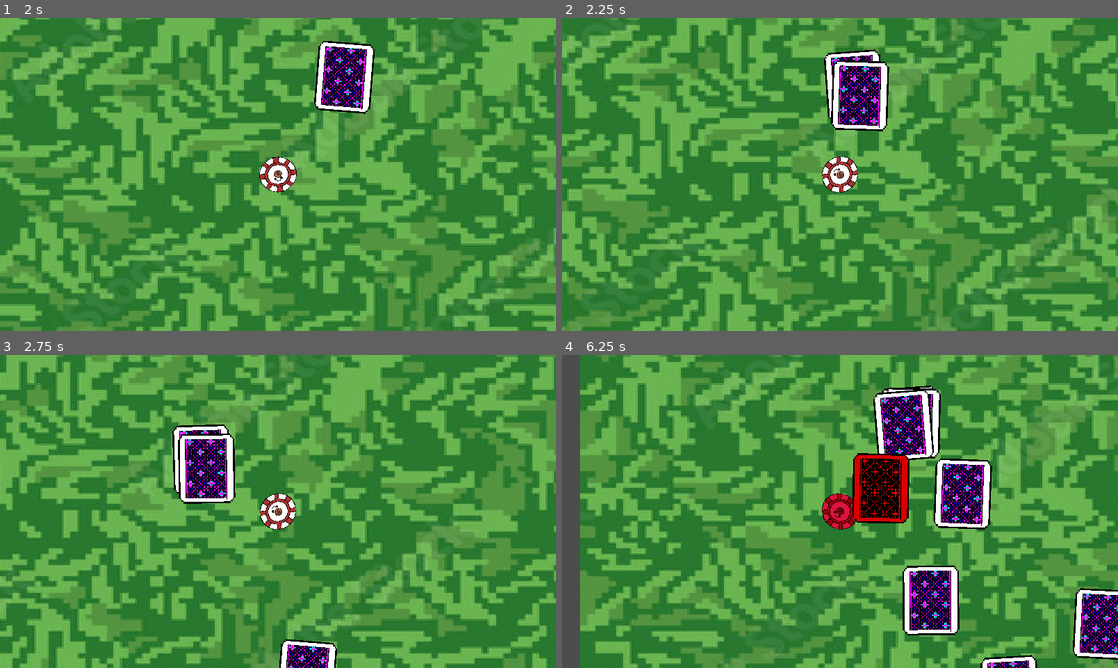
Above: before the commit, frames 1-4 (two rows, left to right).
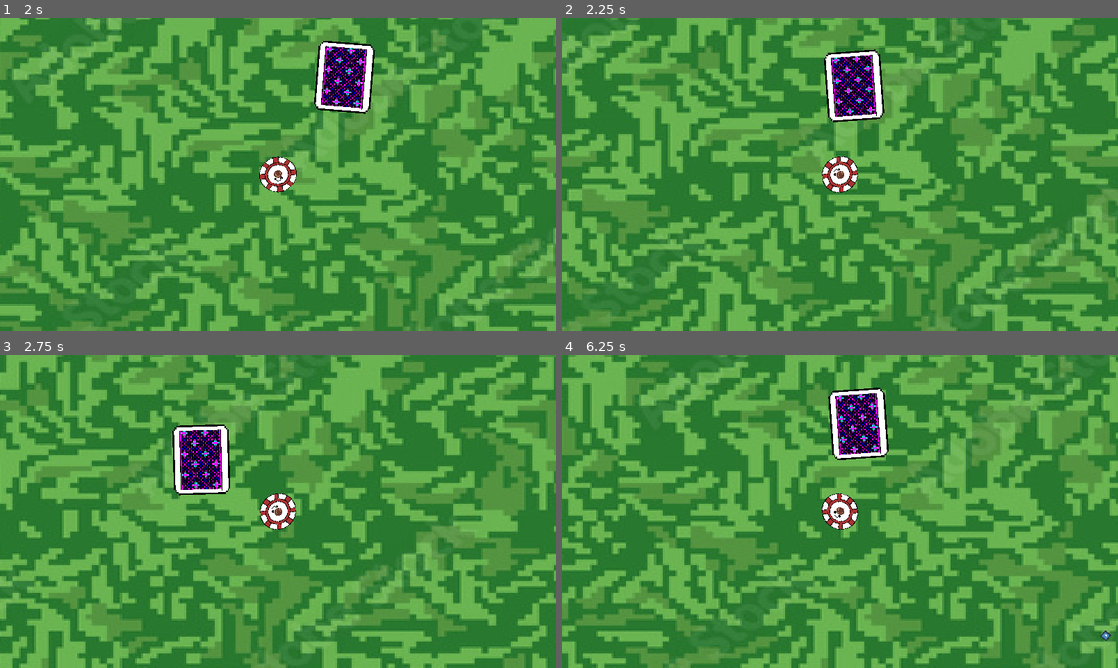
Above: after the commit, the same moments.

Repository: Illuminati-Cow/Blackjack-Survivors
Game: Godot game, scene res://scenes/MainScene.tscn
Two runs of this game, one before a commit and one after it. Both use one fixed random seed, a clock stepped at 60 frames per second and the inputs below. The project has no main scene, so this scene is started directly. The engine's default icon, where the game draws it, is replaced by a stand-in: a white triangle on a blue panel in a dark square.
Inputs (mouse positions are in pixels of both pictures, inside the frame that each line leads up to):
- Up to frame 1 (2 s): tap Enter at 0.5 s; move the mouse to (400, 158) at 0.52 s; hold Right (ui_right) 0.53-1.28 s; right-click (400, 158) at 0.6 s; click (400, 158) at 0.67 s; move the mouse to (166, 190) at 1.27 s; hold Down (ui_down) from 1.28 s (still down); right-click (166, 190) at 1.35 s
- Up to frame 2 (2.25 s): move the mouse to (895, 105) at 2.02 s; release Down (ui_down) at 2.03 s; hold Right (ui_right) from 2.03 s (still down); right-click (895, 105) at 2.1 s
- Up to frame 3 (2.75 s): keep holding Right (ui_right)
- Up to frame 4 (6.25 s): move the mouse to (812, 574) at 2.77 s; release Right (ui_right) at 2.78 s; hold Up (ui_up) 2.78-3.53 s; right-click (812, 574) at 2.85 s; click (812, 574) at 2.92 s; move the mouse to (1006, 558) at 3.52 s; hold Left (ui_left) 3.53-5.03 s; right-click (1006, 558) at 3.6 s; move the mouse to (673, 464) at 4.27 s; right-click (673, 464) at 4.35 s; move the mouse to (867, 511) at 5.02 s; hold Down (ui_down) 5.03-5.78 s; right-click (867, 511) at 5.1 s; click (867, 511) at 5.17 s; move the mouse to (756, 433) at 5.77 s; hold Right (ui_right) from 5.78 s (still down); right-click (756, 433) at 5.85 s

Frame 1 is identical in both runs. In frame 2, 1.6% of the frame differs, in the area x 48-59%, y 13-37%; in frame 3, 2.4%; in frame 4, 67%, in the area x 0-100%, y 0-100%.
Error before the commit: Invalid access to property or key '_on_blackjack_manager_player_hit' on a base object of type 'Nil'. (res://src/game_manager/game_manager.gd:30)
Error after the commit: Trying to return an array of type "Array" where expected return type is "Array[int]". (res://src/blackjack/blackjack.gd:258)

Commit message:
Sync Blackjack game and ui

Diff:
--- a/src/blackjack/blackjack.gd
+++ b/src/blackjack/blackjack.gd
@@ -150,21 +150,25 @@
 	house_hand = Hand.new()
 	new_hands()
 
-
+# Empties both hands and draws the house's hand
+# NOTE: Also unlocks both hands
 func new_hands() -> void:
+	hands_locked = false
 	player_hand.clear()
 	house_hand.clear()
 	hands_cleared.emit()
 	# Draw house's hand
-	_draw_house_hand()
-	# Prevent house from getting a Blackjack
-	while _eval_hand(house_hand) != HandState.STANDING:
+	var hand_vals := _draw_house_hand()
+	# Prevent house from getting a Natural Blackjack
+	var eval = _eval_hand(house_hand)
+	while eval == HandState.NATURAL_BLACKJACK:
 		house_hand.clear()
-		_draw_house_hand()
+		hand_vals = _draw_house_hand()
+		eval = _eval_hand(house_hand)
 	var house_cards : Array[Card] = house_hand.get_cards()
 	var val = house_hand.value()
 	for card : Card in house_cards:
-		house_hit.emit(card, val)
+		house_hit.emit(card, hand_vals.pop_front())
 
 
 func draw() -> Card:
@@ -187,26 +191,21 @@
 	match _eval_hand(player_hand):
 		HandState.NATURAL_BLACKJACK:
 			player_nat_blackjack.emit()
-			new_hands()
 		HandState.BLACKJACK:
 			player_blackjack.emit()
-			new_hands()
 		HandState.BUST:
 			player_busted.emit()
-			new_hands()
 	# Check for marginal victory if obvious victory not present
 	# NOTE: Assumes that house draws full hand before player
 	if player_hand.value() >= house_hand.value():
 		match _compare_hands(player_hand, house_hand):
 			1:
 				player_won.emit(player_hand.value())
-				new_hands()
 			0:
 				tied.emit()
-				new_hands()
 			-1:
 				player_lost.emit(player_hand.value())
-				new_hands()
+		hands_locked = true
 
 
 func _on_player_stand():
@@ -223,19 +222,21 @@
 		-1:
 			print("lost")
 			player_lost.emit(player_hand.value())
-	new_hands()
+	hands_locked = true
 #endregion
 
+
 func _eval_hand(hand : Hand) -> HandState:
-	match hand.value():
+	var val = hand.value()
+	match val:
 		blackjack_number when hand.count() == nat_bj_card_count:
 			return HandState.NATURAL_BLACKJACK
 		blackjack_number:
 			return HandState.BLACKJACK
-		house_stand_num:
+		_ when val > blackjack_number:
+			return HandState.BUST
+		_ when val >= house_stand_num:
 			return HandState.STANDING
-		_ when hand.value() > blackjack_number:
-			return HandState.BUST
 		_:
 			return HandState.PLAYING
 
@@ -246,7 +247,12 @@
 	var b_val = hand_b.value()
 	return 1 if a_val > b_val else 0 if a_val == b_val else -1
 
+
 # NOTE: Assumes that house draws until stand or win/loss
-func _draw_house_hand() -> void:
+# Returns an array of hand values where each index is the value after each draw
+func _draw_house_hand() -> Array[int]:
+	var hand_values := []
 	while _eval_hand(house_hand) == HandState.PLAYING:
 		house_hand.add(deck.draw_card())
+		hand_values.append(house_hand.value())
+	return hand_values
--- a/src/game_manager/game_manager.gd
+++ b/src/game_manager/game_manager.gd
@@ -29,6 +29,8 @@
 	var stats = root.find_child("Stats") as StatsDisplay
 	blackjack_manager.player_hit.connect(p_h._on_blackjack_manager_player_hit)
 	blackjack_manager.house_hit.connect(h_h._on_blackjack_manager_house_hit)
+	p_h.ui_done.connect(on_ui_done)
+	h_h.ui_done.connect(on_ui_done)
 	player.dead.connect(_on_player_dead)
 	player.health_changed.connect(hlth_d._on_health_change)
 
@@ -56,7 +58,7 @@
 
 
 func on_ui_done():
-	blackjack_manager.hands_locked = false
+	blackjack_manager.new_hands()
 
 
 func _on_player_dead():
--- a/src/ui/ui_hand.gd
+++ b/src/ui/ui_hand.gd
@@ -1,11 +1,11 @@
 class_name HandDisplay extends Control
+
+signal ui_done
 
 @onready var spawn_location = $SpawnLocation.position
 
 @onready
 var card_spritesheet : Texture2D = preload("res://assets/cards_spritesheet.png")
-@onready
-var gm = get_tree().root.find_child("GameManager")
 @export
 var is_player = false
 @export
@@ -25,11 +25,7 @@
 var _tween_lock := false
 var _card_queue := []
 var _cards := []
-var _original_size : Vector2
-
-func _ready():
-	_original_size = size
-	assert(gm != null)
+var _hand_over = false
 
 
 func _process(delta):
@@ -51,6 +47,10 @@
 	# Fix for new hand signal spam permanently locking tween_lock
 	if _cards.is_empty() and _tween_lock:
 		_tween_lock = false
+
+	if _hand_over and _card_queue.is_empty():
+		await get_tree().create_timer(0.5).timeout
+		ui_done.emit()
 
 
 func _play_card_fall_tween(card : TextureRect):
@@ -103,6 +103,11 @@
 		_card_queue.append(create_card(get_card_texture(card)))
 		$ScoreText.text = str(hand_value as int)
 
+
+func _on_hand_over():
+	_hand_over = true
+
+
 func _on_blackjack_manager_hands_cleared():
 	for card in _card_queue:
 		card.queue_free()
